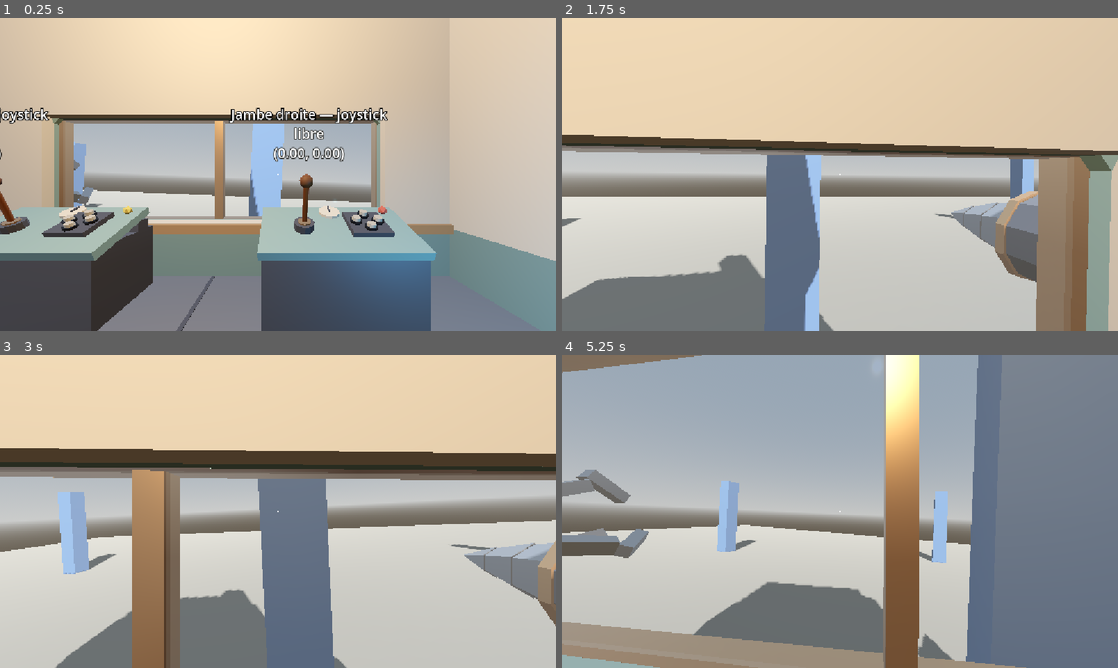
Above: before the commit, frames 1-4 (two rows, left to right).
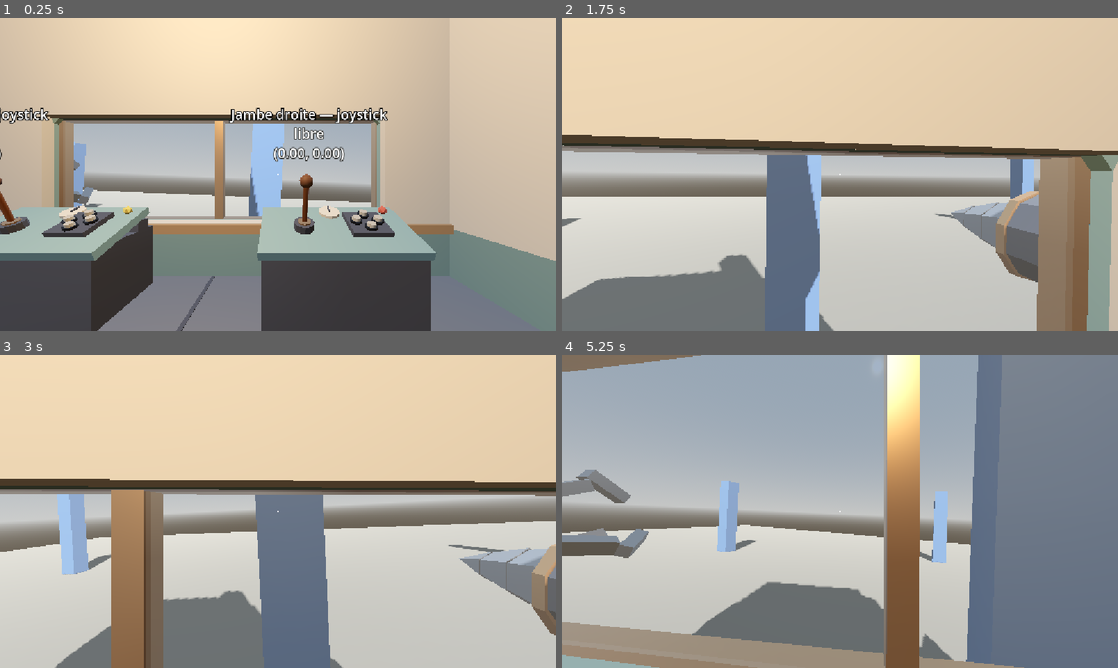
Above: after the commit, the same moments.

Repository: Marchma0/Robot-The-Bot
Game: Godot game, scene res://tests/sandbox_circulation.tscn
Two runs of this game, one before a commit and one after it. Both use one fixed random seed, a clock stepped at 60 frames per second and the inputs below. This scene is started directly instead of the project's main scene.
Inputs (mouse positions are in pixels of both pictures, inside the frame that each line leads up to):
- Up to frame 1 (0.25 s): no input
- Up to frame 2 (1.75 s): move the mouse to (834, 180) at 0.52 s; press the mouse at (834, 180) at 0.53 s; hold W (move_forward) from 0.53 s (still down); tap Space (jump) at 0.77, 1.52 s; move the mouse to (878, 177) at 1.27 s; release the mouse at (878, 177) at 1.28 s; tap E (interact) at 1.35 s
- Up to frame 3 (3 s): move the mouse to (233, 508) at 2.02 s; press the mouse at (233, 508) at 2.03 s; move the mouse to (283, 511) at 2.77 s; release W (move_forward) at 2.78 s; release the mouse at (283, 511) at 2.78 s; hold A (move_left) from 2.78 s (still down); tap E (interact) at 2.85 s
- Up to frame 4 (5.25 s): tap Space (jump) at 3.02, 3.77, 4.52 s; move the mouse to (817, 505) at 3.52 s; release A (move_left) at 3.53 s; press the mouse at (817, 505) at 3.53 s; hold W (move_forward) from 3.53 s (still down); move the mouse to (867, 511) at 4.27 s; release the mouse at (867, 511) at 4.28 s; tap E (interact) at 4.35 s; move the mouse to (812, 511) at 5.02 s; press the mouse at (812, 511) at 5.03 s

The runs differ from the first frame. In frame 1, 7.0% of the frame differs, in the area x 45-100%, y 48-100%; in frame 2, 0.6%; in frame 3, 22%, in the area x 0-100%, y 29-100%; in frame 4, 0.5%.

Commit message:
Rayon tracteur déplacé au fond du robot, en face de la trappe
Co-Authored-By: Claude Opus 5.5 <noreply@anthropic.com>

Diff:
--- a/scenes/mecha/mecha.tscn
+++ b/scenes/mecha/mecha.tscn
@@ -42,13 +42,10 @@
 size = Vector3(1, 0.5, 0.6)
 
 [sub_resource type="BoxShape3D" id="Shape_Slab1"]
-size = Vector3(3.6, 0.2, 3.8)
+size = Vector3(3.5, 0.2, 3.8)
 
 [sub_resource type="BoxShape3D" id="Shape_Slab2"]
-size = Vector3(0.8, 0.2, 1.5)
-
-[sub_resource type="BoxShape3D" id="Shape_Slab3"]
-size = Vector3(0.8, 0.2, 1.3)
+size = Vector3(0.9, 0.2, 2.9)
 
 [sub_resource type="BoxShape3D" id="Shape_HeadWallL"]
 size = Vector3(0.1, 2.7, 3.8)
@@ -74,11 +71,8 @@
 [sub_resource type="BoxShape3D" id="Shape_RailHatch"]
 size = Vector3(0.06, 0.95, 0.95)
 
-[sub_resource type="BoxShape3D" id="Shape_RailPoleBack"]
-size = Vector3(0.8, 0.95, 0.06)
-
-[sub_resource type="BoxShape3D" id="Shape_RailPoleFront"]
-size = Vector3(0.8, 0.95, 0.06)
+[sub_resource type="BoxShape3D" id="Shape_RailBeam"]
+size = Vector3(0.9, 0.95, 0.06)
 
 [node name="Mecha" instance=ExtResource("1_glb")]
 
@@ -118,16 +112,12 @@
 shape = SubResource("Shape_LegConsoleR")
 
 [node name="Slab1" type="CollisionShape3D" parent="Hull"]
-transform = Transform3D(1, 0, 0, 0, 1, 0, 0, 0, 1, -0.4, 5.5, 0)
+transform = Transform3D(1, 0, 0, 0, 1, 0, 0, 0, 1, -0.45, 5.5, 0)
 shape = SubResource("Shape_Slab1")
 
 [node name="Slab2" type="CollisionShape3D" parent="Hull"]
-transform = Transform3D(1, 0, 0, 0, 1, 0, 0, 0, 1, 1.8, 5.5, -1.15)
+transform = Transform3D(1, 0, 0, 0, 1, 0, 0, 0, 1, 1.75, 5.5, -0.45)
 shape = SubResource("Shape_Slab2")
-
-[node name="Slab3" type="CollisionShape3D" parent="Hull"]
-transform = Transform3D(1, 0, 0, 0, 1, 0, 0, 0, 1, 1.8, 5.5, 1.25)
-shape = SubResource("Shape_Slab3")
 
 [node name="HeadWallL" type="CollisionShape3D" parent="Hull"]
 transform = Transform3D(1, 0, 0, 0, 1, 0, 0, 0, 1, -2.25, 6.95, 0)
@@ -161,13 +151,9 @@
 transform = Transform3D(1, 0, 0, 0, 1, 0, 0, 0, 1, -1.23, 3.075, 1.425)
 shape = SubResource("Shape_RailHatch")
 
-[node name="RailPoleBack" type="CollisionShape3D" parent="Hull"]
-transform = Transform3D(1, 0, 0, 0, 1, 0, 0, 0, 1, 1.8, 6.075, 0.6)
-shape = SubResource("Shape_RailPoleBack")
-
-[node name="RailPoleFront" type="CollisionShape3D" parent="Hull"]
-transform = Transform3D(1, 0, 0, 0, 1, 0, 0, 0, 1, 1.8, 6.075, -0.4)
-shape = SubResource("Shape_RailPoleFront")
+[node name="RailBeam" type="CollisionShape3D" parent="Hull"]
+transform = Transform3D(1, 0, 0, 0, 1, 0, 0, 0, 1, 1.75, 6.075, 1)
+shape = SubResource("Shape_RailBeam")
 
 [node name="SpawnPoints" type="Node3D" parent="."]
 
@@ -271,12 +257,12 @@
 transform = Transform3D(1, 0, 0, 0, 0.9397, 0.342, 0, -0.342, 0.9397, -2.95, 3.98, -2.72)
 
 [node name="BeamSwitch_Belly" parent="Controls" node_paths=PackedStringArray("beam") instance=ExtResource("6_switch")]
-transform = Transform3D(0, 0, -1, 0, 1, 0, 1, 0, 0, 2.19, 3.45, -0.75)
+transform = Transform3D(0, 0, -1, 0, 1, 0, 1, 0, 0, 2.19, 3.45, 0.3)
 display_name = "Rayon tracteur (ventre)"
 beam = NodePath("../../TractorBeam")
 
 [node name="BeamSwitch_Head" parent="Controls" node_paths=PackedStringArray("beam") instance=ExtResource("6_switch")]
-transform = Transform3D(0, 0, -1, 0, 1, 0, 1, 0, 0, 2.19, 6.45, -0.75)
+transform = Transform3D(0, 0, -1, 0, 1, 0, 1, 0, 0, 2.19, 6.45, 0.55)
 display_name = "Rayon tracteur (tête)"
 beam = NodePath("../../TractorBeam")
 
@@ -287,7 +273,7 @@
 exit_point = Vector3(0, -1.79, -0.95)
 
 [node name="TractorBeam" parent="." instance=ExtResource("5_beam")]
-transform = Transform3D(1, 0, 0, 0, 1, 0, 0, 0, 1, 1.8, 2.6, 0.1)
+transform = Transform3D(1, 0, 0, 0, 1, 0, 0, 0, 1, 1.75, 2.6, 1.45)
 
 [node name="Interior" type="Node3D" parent="."]
 transform = Transform3D(1, 0, 0, 0, 1, 0, 0, 0, 1, 0, 5.35, 0)
Binary file changed: assets/models/mecha.glb
Not shown, changed: blender/mecha.blend
Not shown, changed: docs/decisions.md
